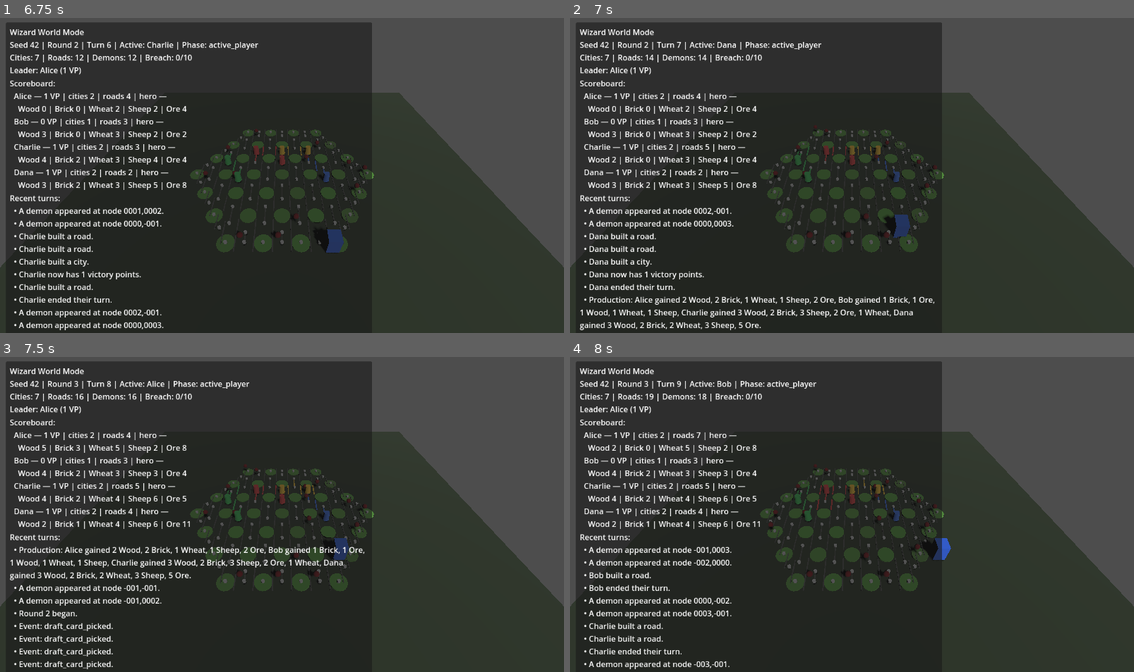
Above: before the commit, frames 1-4 (two rows, left to right).
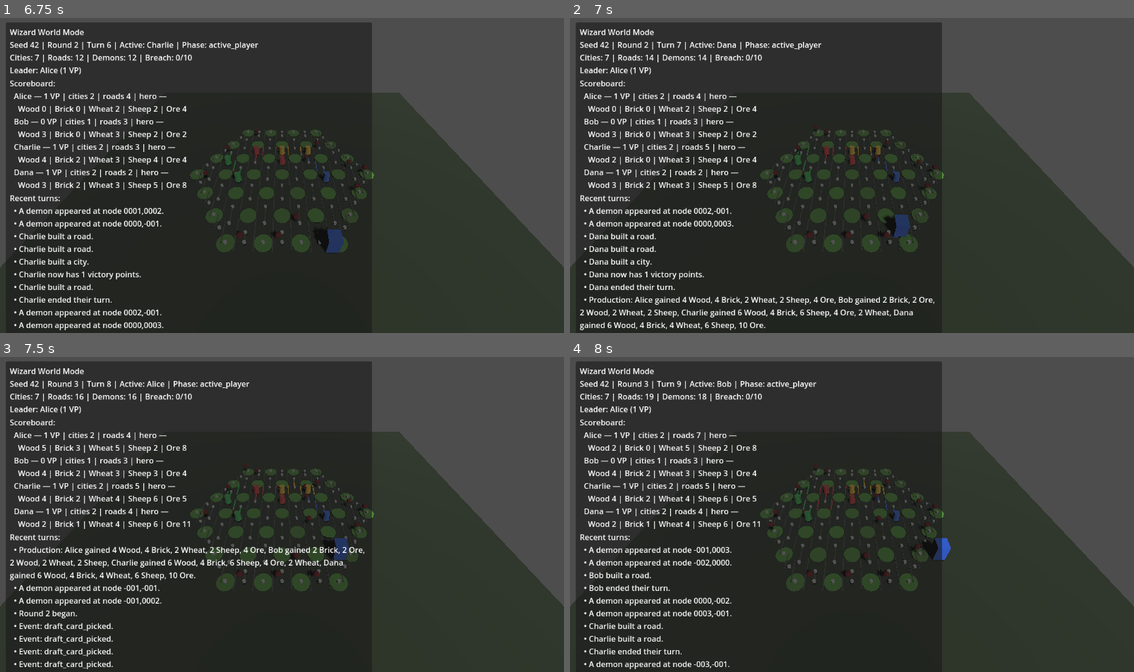
Above: after the commit, the same moments.

Repository: Joesalmon1985/Gods-and-Wizards
Game: Godot game, scene res://run_modes/wizard_world_mode.tscn
The game is run twice, just before and just after one commit, with the same random seed, the same clock (stepped at 60 frames per second) and the same inputs.
Inputs:
- Up to frame 1 (6.75 s): tap Enter (ui_accept) at 0.5, 0.77, 1.52, 3.02, 3.77, 4.52, 6.02 s; hold D 0.53-1.28 s; tap N at 0.6, 5.85 s; hold S 1.28-2.03 s; tap Space at 1.35, 6.6 s; hold D 2.03-2.78 s; tap Keypad Enter at 2.1 s; hold W 2.78-3.53 s; tap R at 2.85 s; hold A 3.53-5.03 s; tap B at 3.6 s; tap P at 4.35 s; hold S 5.03-5.78 s; tap H at 5.1 s; hold D 5.78-6.53 s; hold W from 6.53 s (still down)
- Up to frame 2 (7 s): keep holding W; tap Enter (ui_accept) at 6.77 s
- Up to frame 3 (7.5 s): release W at 7.28 s; hold D from 7.28 s (still down); tap Keypad Enter at 7.35 s
- Up to frame 4 (8 s): keep holding D; tap Enter (ui_accept) at 7.52 s

Frame 1 is identical in both runs. In frame 2, 0.2% of the frame differs, in the area x 1-62%, y 88-99%; in frame 3, 0.2%, in the area x 1-62%, y 60-71%; in frame 4, nothing differs.

Commit message:
E4: DRAFT_PICK action, draft bot policy, and human session draft flow.
Simultaneous draft picks via action space; BotGameSession waiting_for_draft;
age-weighted DraftBotPolicy; test fixes for deferred round production.

Co-authored-by: Cursor <cursoragent@cursor.com>

Diff:
--- a/godot_game/core/actions/action_kind.gd
+++ b/godot_game/core/actions/action_kind.gd
@@ -12,6 +12,7 @@
 	TRADE_OFFER,
 	TRADE_ACCEPT,
 	TRADE_REJECT,
+	DRAFT_PICK,
 }
 
 
@@ -37,5 +38,7 @@
 			return "trade_accept"
 		Kind.TRADE_REJECT:
 			return "trade_reject"
+		Kind.DRAFT_PICK:
+			return "draft_pick"
 		_:
 			return "unknown"
--- a/godot_game/core/actions/action_space.gd
+++ b/godot_game/core/actions/action_space.gd
@@ -97,7 +97,21 @@
 			space._register(move_action)
 
 	_register_development_plays(space, state)
+	if state.awaiting_draft_step:
+		_register_draft_picks(space, state)
 	return space
+
+
+static func _register_draft_picks(space: ActionSpace, state: GameState) -> void:
+	for player in state.players:
+		if state.draft_pending_picks.has(player.id):
+			continue
+		var pack: Array = state.draft_packs_by_player.get(player.id, [])
+		for card_id in pack:
+			var draft_action := GameAction.new(space.size(), ActionKind.Kind.DRAFT_PICK)
+			draft_action.draft_player_id = player.id
+			draft_action.development_id = str(card_id)
+			space._register(draft_action)
 
 
 static func _register_development_plays(space: ActionSpace, state: GameState) -> void:
--- a/godot_game/core/actions/game_action.gd
+++ b/godot_game/core/actions/game_action.gd
@@ -14,6 +14,7 @@
 var request_amount: int = 1
 var trade_offer_id: int = -1
 var development_id: String = ""
+var draft_player_id: int = -1
 
 
 func _init(
@@ -58,6 +59,11 @@
 			return edge.equals(other.edge)
 		ActionKind.Kind.MOVE_HERO:
 			return hero_id == other.hero_id and target_node != null and other.target_node != null and target_node.equals(other.target_node)
+		ActionKind.Kind.DRAFT_PICK:
+			return (
+				draft_player_id == other.draft_player_id
+				and development_id == other.development_id
+			)
 		ActionKind.Kind.BANK_TRADE:
 			return give_resource == other.give_resource and receive_resource == other.receive_resource
 		ActionKind.Kind.PLAYER_TRADE:
@@ -90,6 +96,9 @@
 		data["give_resource"] = ResourceType.to_key(give_resource)
 		data["receive_resource"] = ResourceType.to_key(receive_resource)
 		data["partner_player_id"] = partner_player_id
+	if kind == ActionKind.Kind.DRAFT_PICK:
+		data["draft_player_id"] = draft_player_id
+		data["development_id"] = development_id
 	return data
 
 
@@ -149,5 +158,7 @@
 			return ActionKind.Kind.BANK_TRADE
 		"player_trade":
 			return ActionKind.Kind.PLAYER_TRADE
+		"draft_pick":
+			return ActionKind.Kind.DRAFT_PICK
 		_:
 			return ActionKind.Kind.END_TURN
--- /dev/null
+++ b/godot_game/core/bots/draft_bot_policy.gd
@@ -0,0 +1,67 @@
+class_name DraftBotPolicy
+extends RefCounted
+
+static func choose_card_id(state: GameState, player_id: int) -> String:
+	var pack: Array = state.draft_packs_by_player.get(player_id, [])
+	if pack.is_empty():
+		return ""
+	var best_id := ""
+	var best_score := -999999
+	for card_id in pack:
+		var score := _score_card(state, str(card_id), player_id)
+		if score > best_score or (score == best_score and (best_id == "" or str(card_id) < best_id)):
+			best_score = score
+			best_id = str(card_id)
+	return best_id
+
+
+static func _score_card(state: GameState, card_id: String, player_id: int) -> int:
+	var card: DevelopmentCardDefinition = DevelopmentCatalog.get_card(card_id)
+	if card == null:
+		return -1000
+	var score := 0
+	for effect in card.effects:
+		if typeof(effect) != TYPE_DICTIONARY:
+			continue
+		score += _score_effect(state, card, effect)
+	score -= _build_cost_penalty(card)
+	return score
+
+
+static func _score_effect(_state: GameState, card: DevelopmentCardDefinition, effect: Dictionary) -> int:
+	var effect_type := str(effect.get("type", ""))
+	var amount := int(effect.get("amount", 0))
+	match card.age:
+		1:
+			if effect_type in [DevelopmentEffectType.PRODUCTION_FLAT, DevelopmentEffectType.TRADE_BONUS]:
+				return 10 + amount
+			if effect_type == DevelopmentEffectType.VP_FLAT:
+				return 4 + amount
+		2:
+			if effect_type in [
+				DevelopmentEffectType.HERO_ACTIONS_BONUS,
+				DevelopmentEffectType.CITY_DEMON_PROTECTION,
+				DevelopmentEffectType.TRADE_BONUS,
+				DevelopmentEffectType.HERO_SPAWN,
+			]:
+				return 12 + amount
+			if effect_type == DevelopmentEffectType.PRODUCTION_FLAT:
+				return 8 + amount
+		3:
+			if effect_type in [
+				DevelopmentEffectType.VP_FLAT,
+				DevelopmentEffectType.END_GAME_VP_PER_CITY,
+				DevelopmentEffectType.END_GAME_VP_PER_HERO,
+				DevelopmentEffectType.DEMON_CLEAR_ON_PLAY,
+			]:
+				return 15 + amount
+			if effect_type == DevelopmentEffectType.WIZARD_ACCESS:
+				return 10
+	return 2
+
+
+static func _build_cost_penalty(card: DevelopmentCardDefinition) -> int:
+	var total := 0
+	for resource_key in card.cost.keys():
+		total += int(card.cost[resource_key])
+	return total * 2
--- a/godot_game/core/model/game_state.gd
+++ b/godot_game/core/model/game_state.gd
@@ -28,6 +28,8 @@
 var next_trade_offer_id: int = 1
 var trade_offers_made_this_turn: Array[String] = []
 var draft_packs_by_player: Dictionary = {}
+var draft_pending_picks: Dictionary = {}
+var awaiting_draft_step: bool = false
 var draft_age: int = 1
 var draft_rounds_in_age: int = 0
 var breach_count: int = 0
--- a/godot_game/core/rules/action_rules.gd
+++ b/godot_game/core/rules/action_rules.gd
@@ -27,8 +27,20 @@
 			return _apply_trade_accept(state, action)
 		ActionKind.Kind.TRADE_REJECT:
 			return _apply_trade_reject(state, action)
+		ActionKind.Kind.DRAFT_PICK:
+			return _apply_draft_pick(state, action)
 		_:
 			return []
+
+
+static func _apply_draft_pick(state: GameState, action: GameAction) -> Array:
+	if not DraftRules.record_draft_pick(state, action.draft_player_id, action.development_id):
+		return []
+	var events: Array = []
+	SetupRules.rebuild_action_space(state)
+	if DraftRules.all_picks_received(state):
+		events.append_array(DraftRules.finalize_round_after_draft(state))
+	return events
 
 
 static func _apply_build_city(state: GameState, action: GameAction) -> Array:
@@ -141,17 +153,9 @@
 		events.append(RoundStartedEvent.new(state.round_number))
 		TurnLifecycleRules.on_round_start(state)
 		events.append_array(CityOccupationRules.evaluate_round_start_purges(state))
+		DraftRules.begin_draft_step(state)
+		SetupRules.rebuild_action_space(state)
 		state.current_phase = TurnPhase.Phase.DRAFT_ROUND
-		events.append_array(DraftRules.advance_round_end(state))
-		events.append_array(ProductionRules.resolve_round_production(state))
-		var game_over := GameOverRules.evaluate(state)
-		if game_over != null:
-			state.game_finished = true
-			state.winner_id = game_over.winner_id
-			state.current_phase = TurnPhase.Phase.GAME_OVER
-			events.append(game_over)
-		else:
-			TurnLifecycleRules.on_turn_start(state)
 	else:
 		TurnLifecycleRules.on_turn_start(state)
 
--- a/godot_game/core/rules/draft_rules.gd
+++ b/godot_game/core/rules/draft_rules.gd
@@ -15,8 +15,79 @@
 	_deal_packs_for_current_age(state)
 
 
+static func begin_draft_step(state: GameState) -> void:
+	state.awaiting_draft_step = true
+	state.draft_pending_picks.clear()
+	state.current_phase = TurnPhase.Phase.DRAFT_ROUND
+
+
+static func record_draft_pick(state: GameState, player_id: int, card_id: String) -> bool:
+	if not state.awaiting_draft_step:
+		return false
+	if state.draft_pending_picks.has(player_id):
+		return false
+	if not _is_legal_pick(state, player_id, card_id):
+		return false
+	state.draft_pending_picks[player_id] = card_id
+	return true
+
+
+static func all_picks_received(state: GameState) -> bool:
+	if not state.awaiting_draft_step:
+		return false
+	return state.draft_pending_picks.size() == state.players.size()
+
+
+static func apply_bot_draft_picks(state: GameState, bot_player_ids: Array[int] = []) -> void:
+	var bots := bot_player_ids
+	if bots.is_empty():
+		for player in state.players:
+			bots.append(player.id)
+	for player_id in bots:
+		if state.draft_pending_picks.has(player_id):
+			continue
+		var card_id := DraftBotPolicy.choose_card_id(state, player_id)
+		if card_id != "":
+			record_draft_pick(state, player_id, card_id)
+
+
+static func resolve_draft_step(state: GameState) -> Array:
+	if not all_picks_received(state):
+		return []
+	var events := advance_round_end_with_picks(state, state.draft_pending_picks.duplicate())
+	state.draft_pending_picks.clear()
+	state.awaiting_draft_step = false
+	return events
+
+
+static func finalize_round_after_draft(state: GameState) -> Array:
+	var events: Array = resolve_draft_step(state)
+	events.append_array(ProductionRules.resolve_round_production(state))
+	var game_over := GameOverRules.evaluate(state)
+	if game_over != null:
+		state.game_finished = true
+		state.winner_id = game_over.winner_id
+		state.current_phase = TurnPhase.Phase.GAME_OVER
+		events.append(game_over)
+	else:
+		TurnLifecycleRules.on_turn_start(state)
+	SetupRules.rebuild_action_space(state)
+	return events
+
+
+static func complete_automatic_draft_for_bots(state: GameState) -> Array:
+	if not state.awaiting_draft_step:
+		return []
+	apply_bot_draft_picks(state)
+	if not all_picks_received(state):
+		return []
+	return finalize_round_after_draft(state)
+
+
 static func advance_round_end(state: GameState) -> Array:
-	return advance_round_end_with_picks(state, _default_picks_for_step(state))
+	begin_draft_step(state)
+	apply_bot_draft_picks(state)
+	return finalize_round_after_draft(state)
 
 
 static func advance_round_end_with_picks(state: GameState, picks_by_player: Dictionary) -> Array:
@@ -58,11 +129,7 @@
 
 
 static func apply_draft_pick(state: GameState, player_id: int, card_id: String) -> bool:
-	var picks := _default_picks_for_step(state)
-	if not _is_legal_pick(state, player_id, card_id):
-		return false
-	picks[player_id] = card_id
-	return not advance_round_end_with_picks(state, picks).is_empty()
+	return record_draft_pick(state, player_id, card_id)
 
 
 static func _deal_packs_for_current_age(state: GameState) -> void:
--- a/godot_game/core/rules/legal_action_query.gd
+++ b/godot_game/core/rules/legal_action_query.gd
@@ -6,7 +6,10 @@
 	var active_player := TurnRules.get_active_player(state)
 
 	for action in state.action_space.all_actions_sorted():
-		view.legal_mask[action.action_id] = _is_legal(state, active_player, action)
+		if action.kind == ActionKind.Kind.DRAFT_PICK:
+			view.legal_mask[action.action_id] = _is_draft_pick_legal(state, action)
+		else:
+			view.legal_mask[action.action_id] = _is_legal(state, active_player, action)
 
 	return view
 
@@ -20,7 +23,32 @@
 	return legal
 
 
+static func _is_draft_pick_legal(state: GameState, action: GameAction) -> bool:
+	if not state.awaiting_draft_step:
+		return false
+	if action.draft_player_id < 0:
+		return false
+	if state.draft_pending_picks.has(action.draft_player_id):
+		return false
+	return DraftRules._is_legal_pick(state, action.draft_player_id, action.development_id)
+
+
+static func get_legal_draft_actions_for_player(state: GameState, player_id: int) -> Array[GameAction]:
+	var legal: Array[GameAction] = []
+	var view := get_view(state)
+	for action in state.action_space.all_actions_sorted():
+		if action.kind != ActionKind.Kind.DRAFT_PICK:
+			continue
+		if action.draft_player_id != player_id:
+			continue
+		if view.legal_mask[action.action_id]:
+			legal.append(action)
+	return legal
+
+
 static func _is_legal(state: GameState, active_player: Player, action: GameAction) -> bool:
+	if state.awaiting_draft_step:
+		return false
 	if active_player == null:
 		return false
 
--- a/godot_game/core/sim/bot_game_session.gd
+++ b/godot_game/core/sim/bot_game_session.gd
@@ -13,6 +13,7 @@
 var finished: bool = false
 var human_player_ids: Array[int] = []
 var waiting_for_human: bool = false
+var waiting_for_draft: bool = false
 
 
 static func start_four_player(game_seed: int, policy: String = BotTurnResolver.POLICY_HEURISTIC) -> BotGameSession:
@@ -65,7 +66,7 @@
 func advance_one_player_turn() -> Array:
 	if finished:
 		return []
-	if waiting_for_human or _active_player_is_human():
+	if waiting_for_human or waiting_for_draft or _active_player_is_human():
 		_open_human_turn()
 		return []
 
@@ -73,13 +74,18 @@
 	for event in turn_events:
 		events.append(event)
 
+	var draft_events := _resolve_draft_if_needed()
+	for event in draft_events:
+		events.append(event)
+		_record_event(event)
+
 	player_turn_count += 1
 	finished = _check_game_over()
-	return turn_events
+	return turn_events + draft_events
 
 
 func advance_until_human_or_game_over() -> void:
-	while not finished and not waiting_for_human:
+	while not finished and not waiting_for_human and not waiting_for_draft:
 		if _active_player_is_human():
 			_open_human_turn()
 			return
@@ -95,18 +101,22 @@
 
 
 func is_waiting_for_human() -> bool:
-	return waiting_for_human and not finished
+	return (waiting_for_human or waiting_for_draft) and not finished
 
 
 func get_legal_human_actions() -> Array[GameAction]:
 	if not is_waiting_for_human():
 		return []
+	if waiting_for_draft:
+		return _legal_human_draft_actions()
 	return LegalActionQuery.get_legal_actions_sorted(state)
 
 
 func submit_human_action(action: GameAction) -> Array:
 	if not is_waiting_for_human():
 		return []
+	if waiting_for_draft:
+		return submit_human_draft_action(action)
 	if not is_human_player(get_active_player_id()):
 		return []
 
@@ -121,8 +131,29 @@
 	if action.kind == ActionKind.Kind.END_TURN:
 		waiting_for_human = false
 		player_turn_count += 1
+		var draft_events := _resolve_draft_if_needed()
+		for event in draft_events:
+			_record_event(event)
+		applied.append_array(draft_events)
 		finished = _check_game_over()
 
+	return applied
+
+
+func submit_human_draft_action(action: GameAction) -> Array:
+	if action.kind != ActionKind.Kind.DRAFT_PICK:
+		return []
+	if not is_human_player(action.draft_player_id):
+		return []
+	var applied := ActionRules.apply(state, action)
+	if applied.is_empty():
+		return []
+	for event in applied:
+		_record_event(event)
+	if not state.awaiting_draft_step:
+		waiting_for_draft = false
+		waiting_for_human = false
+		finished = _check_game_over()
 	return applied
 
 
@@ -145,6 +176,7 @@
 		"player_turn_count": player_turn_count,
 		"human_player_ids": human_player_ids.duplicate(),
 		"waiting_for_human": waiting_for_human,
+		"waiting_for_draft": waiting_for_draft,
 	}
 
 
@@ -166,6 +198,32 @@
 	waiting_for_human = true
 
 
+func _legal_human_draft_actions() -> Array[GameAction]:
+	var legal: Array[GameAction] = []
+	for human_id in human_player_ids:
+		for action in LegalActionQuery.get_legal_draft_actions_for_player(state, human_id):
+			legal.append(action)
+	return legal
+
+
+func _resolve_draft_if_needed() -> Array:
+	if not state.awaiting_draft_step:
+		waiting_for_draft = false
+		return []
+	var bot_ids: Array[int] = []
+	for player in state.players:
+		if not is_human_player(player.id):
+			bot_ids.append(player.id)
+	DraftRules.apply_bot_draft_picks(state, bot_ids)
+	if DraftRules.all_picks_received(state):
+		waiting_for_draft = false
+		return DraftRules.finalize_round_after_draft(state)
+	waiting_for_draft = true
+	waiting_for_human = true
+	SetupRules.rebuild_action_space(state)
+	return []
+
+
 func _active_player_is_human() -> bool:
 	return is_human_player(get_active_player_id())
 
--- a/godot_game/tests/test_action_application.gd
+++ b/godot_game/tests/test_action_application.gd
@@ -62,16 +62,18 @@
 
 static func _test_round_wrap_runs_production(test_assert: TestAssert) -> void:
 	var state := TestScenario.build_bot_ready_game(42)
+	GameStartRules.start_game(state)
 	var end_turn := state.action_space.get_action(0)
 
 	ActionRules.apply(state, end_turn)
 	test_assert.eq(state.active_player_index, 1, "player 1 turn after player 0 ends")
 
-	var events := ActionRules.apply(state, end_turn)
+	ActionRules.apply(state, end_turn)
 	test_assert.eq(state.active_player_index, 0, "should wrap to player 0")
 	test_assert.eq(state.round_number, 2, "round should advance after all players end turn")
 
 	var production_found := false
+	var events := DraftRules.complete_automatic_draft_for_bots(state)
 	for event in events:
 		if event is ProductionCheckEvent:
 			production_found = true
--- a/godot_game/tests/test_draft_age_advance.gd
+++ b/godot_game/tests/test_draft_age_advance.gd
@@ -29,3 +29,4 @@
 	var end_turn := state.action_space.get_action(0)
 	for _i in state.players.size():
 		ActionRules.apply(state, end_turn)
+	DraftRules.complete_automatic_draft_for_bots(state)
--- /dev/null
+++ b/godot_game/tests/test_draft_bot_policy.gd
@@ -0,0 +1,26 @@
+class_name TestDraftBotPolicy
+extends RefCounted
+
+static func run(test_assert: TestAssert) -> void:
+	_test_bot_pick_deterministic(test_assert)
+	_test_bot_picks_one_card(test_assert)
+
+
+static func _test_bot_pick_deterministic(test_assert: TestAssert) -> void:
+	var state_a := ScenarioBuilder.build_four_player_bot_game(42)
+	var state_b := ScenarioBuilder.build_four_player_bot_game(42)
+	GameStartRules.start_game(state_a)
+	GameStartRules.start_game(state_b)
+	test_assert.eq(
+		DraftBotPolicy.choose_card_id(state_a, 0),
+		DraftBotPolicy.choose_card_id(state_b, 0),
+		"bot draft pick should be deterministic"
+	)
+
+
+static func _test_bot_picks_one_card(test_assert: TestAssert) -> void:
+	var state := ScenarioBuilder.build_four_player_bot_game(77)
+	GameStartRules.start_game(state)
+	var pack: Array = state.draft_packs_by_player[1].duplicate()
+	var pick := DraftBotPolicy.choose_card_id(state, 1)
+	test_assert.check(pick in pack, "bot should pick from current pack")
--- a/godot_game/tests/test_draft_determinism.gd
+++ b/godot_game/tests/test_draft_determinism.gd
@@ -34,3 +34,4 @@
 	var end_turn := state.action_space.get_action(0)
 	for _i in state.players.size():
 		ActionRules.apply(state, end_turn)
+	DraftRules.complete_automatic_draft_for_bots(state)
--- /dev/null
+++ b/godot_game/tests/test_draft_pick_legality.gd
@@ -0,0 +1,36 @@
+class_name TestDraftPickLegality
+extends RefCounted
+
+static func run(test_assert: TestAssert) -> void:
+	_test_legal_draft_pick_action(test_assert)
+	_test_illegal_draft_pick_rejected(test_assert)
+
+
+static func _test_legal_draft_pick_action(test_assert: TestAssert) -> void:
+	var state := ScenarioBuilder.build_four_player_bot_game(42)
+	GameStartRules.start_game(state)
+	_begin_draft(state)
+	var legal := LegalActionQuery.get_legal_draft_actions_for_player(state, 0)
+	test_assert.check(not legal.is_empty(), "human draft actions should exist")
+	var action := legal[0]
+	var recorded := ActionRules.apply(state, action)
+	test_assert.check(state.draft_pending_picks.has(0), "legal draft pick should be recorded")
+	var events := DraftRules.complete_automatic_draft_for_bots(state)
+	test_assert.check(not events.is_empty(), "draft step should finalize after all picks")
+
+
+static func _test_illegal_draft_pick_rejected(test_assert: TestAssert) -> void:
+	var state := ScenarioBuilder.build_four_player_bot_game(43)
+	GameStartRules.start_game(state)
+	_begin_draft(state)
+	var bad := GameAction.new(9999, ActionKind.Kind.DRAFT_PICK)
+	bad.draft_player_id = 0
+	bad.development_id = "not_a_real_card"
+	var events := ActionRules.apply(state, bad)
+	test_assert.eq(events.size(), 0, "illegal draft pick should be rejected")
+
+
+static func _begin_draft(state: GameState) -> void:
+	var end_turn := state.action_space.get_action(0)
+	for _i in state.players.size():
+		ActionRules.apply(state, end_turn)
--- a/godot_game/tests/test_draft_session.gd
+++ b/godot_game/tests/test_draft_session.gd
@@ -24,8 +24,9 @@
 	var state := ScenarioBuilder.build_four_player_bot_game(43)
 	GameStartRules.start_game(state)
 	var player0_pack_before: Array = state.draft_packs_by_player[0].duplicate()
+	var player0_pick := DraftBotPolicy.choose_card_id(state, 0)
 	var expected_for_player1: Array = player0_pack_before.duplicate()
-	expected_for_player1.pop_front()
+	expected_for_player1.erase(player0_pick)
 	_simulate_round_wrap(state)
 	test_assert.eq(
 		state.draft_packs_by_player[1],
@@ -98,6 +99,7 @@
 	var end_turn := state.action_space.get_action(0)
 	for _i in state.players.size():
 		ActionRules.apply(state, end_turn)
+	DraftRules.complete_automatic_draft_for_bots(state)
 
 
 static func _find_development_action(
--- /dev/null
+++ b/godot_game/tests/test_draft_session_human.gd
@@ -0,0 +1,35 @@
+class_name TestDraftSessionHuman
+extends RefCounted
+
+static func run(test_assert: TestAssert) -> void:
+	_test_human_draft_pick_through_session(test_assert)
+	_test_bot_draft_pick_on_round_wrap(test_assert)
+
+
+static func _test_human_draft_pick_through_session(test_assert: TestAssert) -> void:
+	var session := BotGameSession.start_one_human_three_bots(42, 0)
+	_advance_to_draft(session)
+	test_assert.check(session.waiting_for_draft, "session should wait for human draft")
+	var legal := session.get_legal_human_actions()
+	test_assert.check(not legal.is_empty(), "human should have draft pick options")
+	var events := session.submit_human_action(legal[0])
+	test_assert.check(not events.is_empty(), "human draft pick should apply")
+	test_assert.check(not session.waiting_for_draft, "draft should complete after all picks")
+
+
+static func _test_bot_draft_pick_on_round_wrap(test_assert: TestAssert) -> void:
+	var session := BotGameSession.start_four_player(99)
+	for _i in 4:
+		session.advance_one_player_turn()
+	test_assert.check(session.state.players[0].development_hand.size() >= 1, "bots should draft on round wrap")
+
+
+static func _advance_to_draft(session: BotGameSession) -> void:
+	while not session.finished and not session.waiting_for_draft:
+		if session.is_waiting_for_human() and not session.waiting_for_draft:
+			var legal := session.get_legal_human_actions()
+			if legal.is_empty():
+				break
+			session.submit_human_action(legal[0])
+		else:
+			session.advance_one_player_turn()
--- a/godot_game/tests/test_hero_action_budget.gd
+++ b/godot_game/tests/test_hero_action_budget.gd
@@ -27,9 +27,7 @@
 	for _i in 4:
 		var action := _first_legal_move(state, hero.id)
 		ActionRules.apply(state, action)
-	var end_turn := state.action_space.get_action(0)
-	for _i in TurnRules.player_count(state):
-		ActionRules.apply(state, end_turn)
+	TestRoundHelpers.apply_full_round_wrap(state)
 	test_assert.eq(
 		int(state.hero_actions_remaining.get(hero.id, 0)),
 		GameConstants.HERO_ACTIONS_PER_TURN,
--- a/godot_game/tests/test_human_macro_2d_mode.gd
+++ b/godot_game/tests/test_human_macro_2d_mode.gd
@@ -83,13 +83,18 @@
 	while not session.finished and turns < 400:
 		StrategicPlayController.advance_until_human_or_stopped(session)
 		if session.is_waiting_for_human():
-			var end_action: GameAction = null
-			for action in session.get_legal_human_actions():
-				if action.kind == ActionKind.Kind.END_TURN:
-					end_action = action
-					break
-			test_assert.check(end_action != null, "human should always have END_TURN")
-			session.submit_human_action(end_action)
+			var legal := session.get_legal_human_actions()
+			test_assert.check(not legal.is_empty(), "human should have a legal action")
+			var chosen: GameAction = legal[0]
+			if not session.waiting_for_draft:
+				var end_action: GameAction = null
+				for action in legal:
+					if action.kind == ActionKind.Kind.END_TURN:
+						end_action = action
+						break
+				test_assert.check(end_action != null, "human should always have END_TURN outside draft")
+				chosen = end_action
+			session.submit_human_action(chosen)
 		turns += 1
 	test_assert.check(session.finished or turns < 400, "game should finish or stay within turn budget")
 
--- a/godot_game/tests/test_registry.gd
+++ b/godot_game/tests/test_registry.gd
@@ -41,6 +41,9 @@
 		{"category": CATEGORY_INTEGRATION, "name": "TestDraftAgeAdvance", "module": TestDraftAgeAdvance},
 		{"category": CATEGORY_DETERMINISM, "name": "TestDraftDeterminism", "module": TestDraftDeterminism},
 		{"category": CATEGORY_INTEGRATION, "name": "TestDraftPickApply", "module": TestDraftPickApply},
+		{"category": CATEGORY_INTEGRATION, "name": "TestDraftPickLegality", "module": TestDraftPickLegality},
+		{"category": CATEGORY_INTEGRATION, "name": "TestDraftBotPolicy", "module": TestDraftBotPolicy},
+		{"category": CATEGORY_INTEGRATION, "name": "TestDraftSessionHuman", "module": TestDraftSessionHuman},
 		{"category": CATEGORY_INTEGRATION, "name": "TestDevelopmentCatalog", "module": TestDevelopmentCatalog},
 		{"category": CATEGORY_UNIT, "name": "TestDevelopmentEffectType", "module": TestDevelopmentEffectType},
 		{"category": CATEGORY_UNIT, "name": "TestDevelopmentCardDefinition", "module": TestDevelopmentCardDefinition},
--- /dev/null
+++ b/godot_game/tests/test_round_helpers.gd
@@ -0,0 +1,8 @@
+class_name TestRoundHelpers
+extends RefCounted
+
+static func apply_full_round_wrap(state: GameState) -> void:
+	var end_turn := state.action_space.get_action(0)
+	for _i in state.players.size():
+		ActionRules.apply(state, end_turn)
+	DraftRules.complete_automatic_draft_for_bots(state)
--- a/godot_game/tests/test_turn_lifecycle.gd
+++ b/godot_game/tests/test_turn_lifecycle.gd
@@ -54,10 +54,11 @@
 
 	var production_on_wrap := false
 	for _i in TurnRules.player_count(state):
-		var wrap_events := ActionRules.apply(state, end_turn)
-		for event in wrap_events:
-			if event is ProductionCheckEvent:
-				production_on_wrap = true
+		ActionRules.apply(state, end_turn)
+	var finalize_events := DraftRules.complete_automatic_draft_for_bots(state)
+	for event in finalize_events:
+		if event is ProductionCheckEvent:
+			production_on_wrap = true
 	test_assert.check(production_on_wrap, "full player cycle should run production at round wrap")
 
 
Not shown, added: godot_game/core/bots/draft_bot_policy.gd.uid
Not shown, added: godot_game/tests/test_draft_bot_policy.gd.uid
Not shown, added: godot_game/tests/test_draft_pick_legality.gd.uid
Not shown, added: godot_game/tests/test_draft_session_human.gd.uid
Not shown, added: godot_game/tests/test_round_helpers.gd.uid
